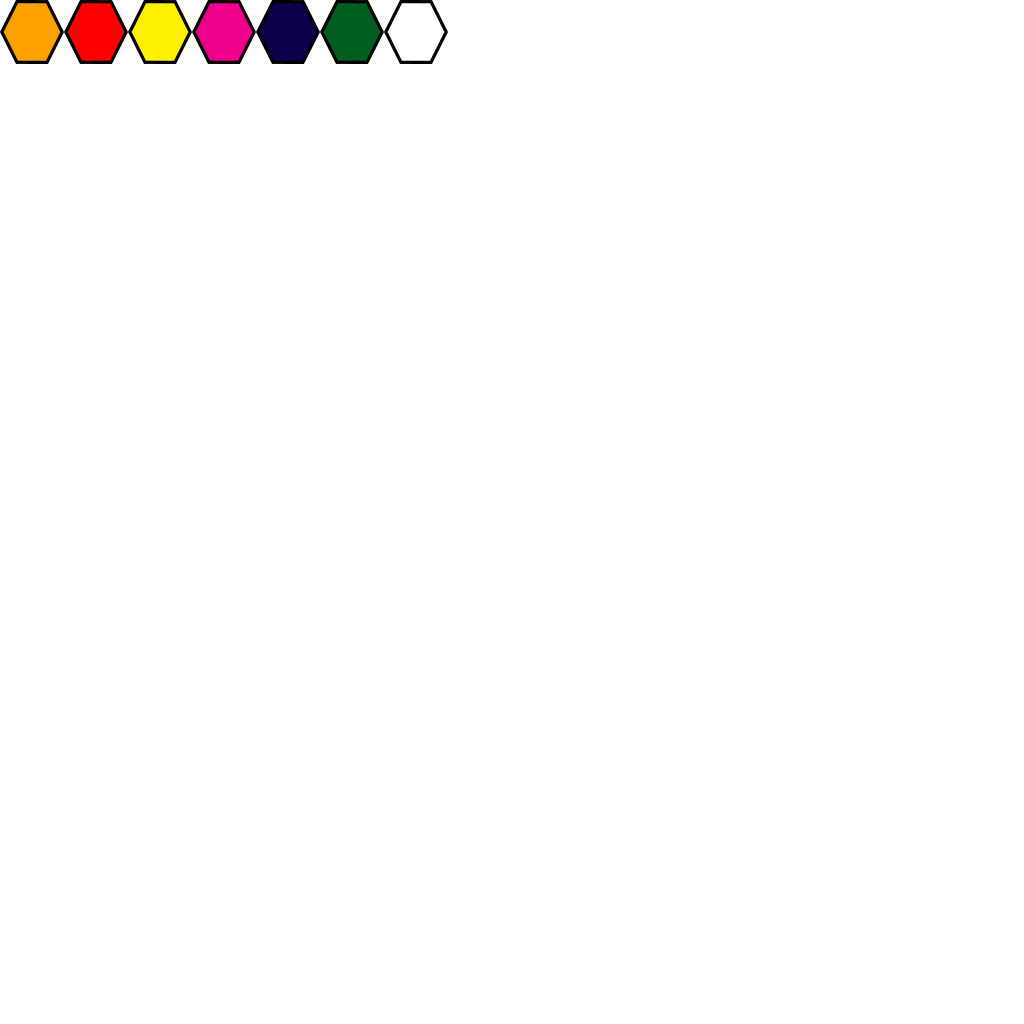
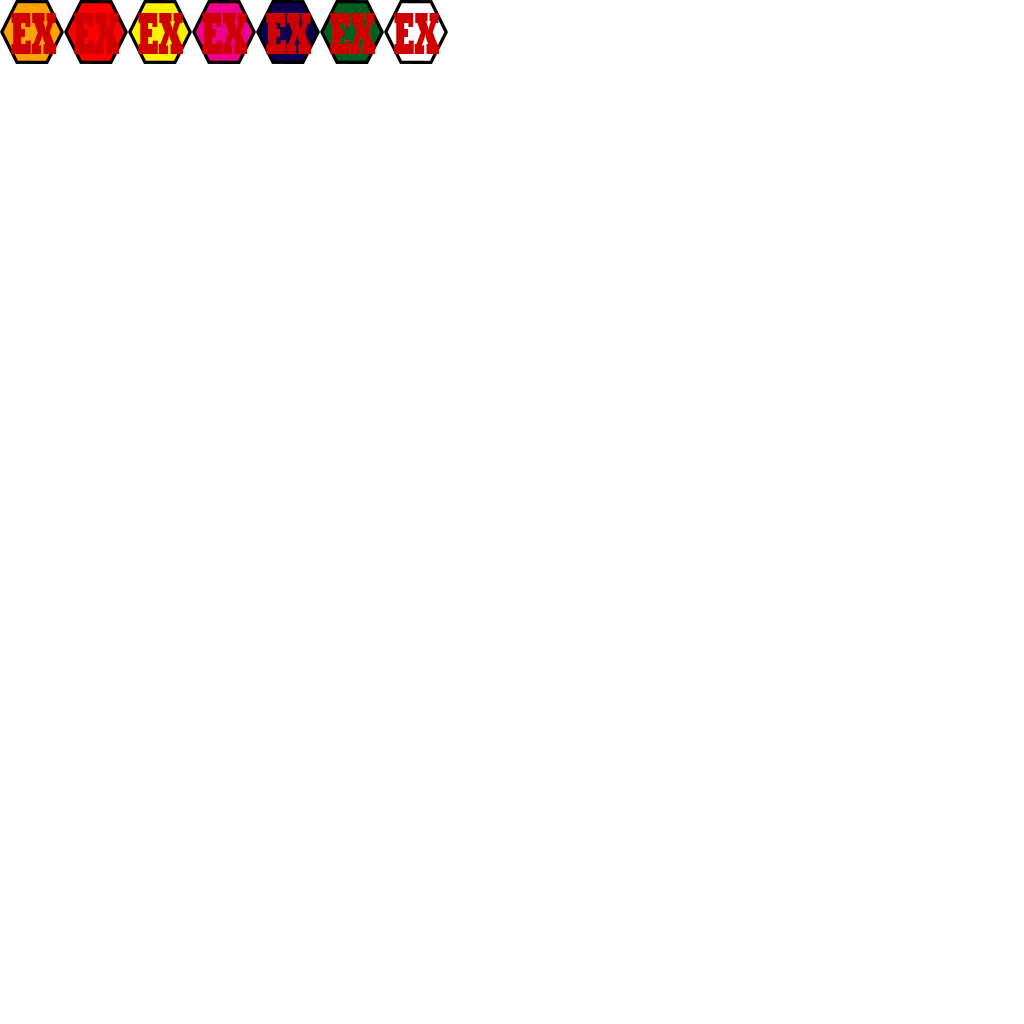
The second 1024x1024 image is a revision of the first. Changes to its layers:
added layer "EX copy 6" above "EX copy 5" over [394, 13, 440, 54]
added layer "EX copy 5" above "EX copy 4" over [330, 13, 376, 54]
added layer "EX copy 4" above "EX copy 3" over [266, 13, 312, 54]
added layer "EX copy 3" above "EX copy 2" over [202, 13, 248, 54]
added layer "EX copy 2" above "EX copy" over [138, 13, 184, 54]
added layer "EX copy" above "EX" over [74, 13, 120, 54]
added layer "EX" above "Polygon 1 copy 6" over [11, 13, 57, 54]
